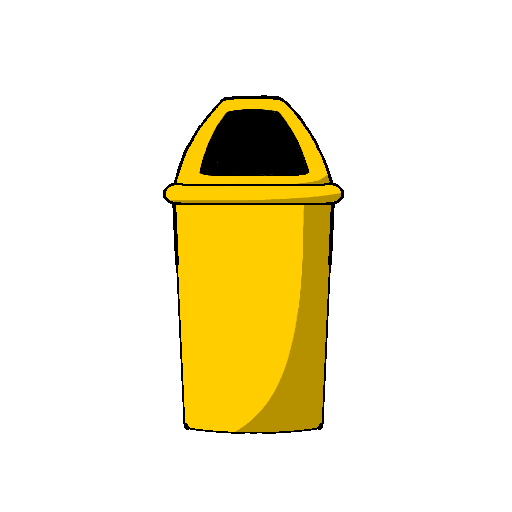
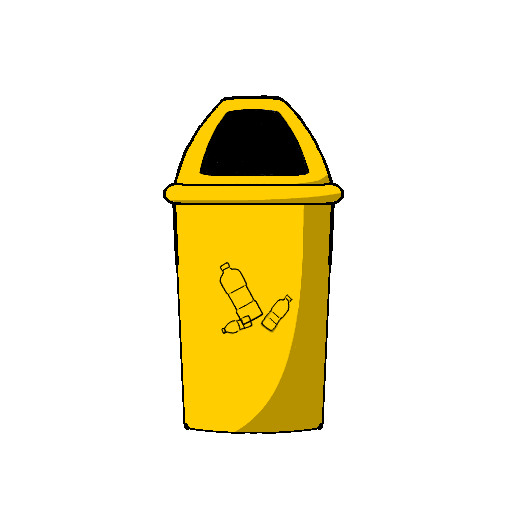
Before/after of a (512, 512) layered artwork. What changed in the layer stack:
added layer "plastic sign" above "plastic" over (219, 262, 293, 335)
